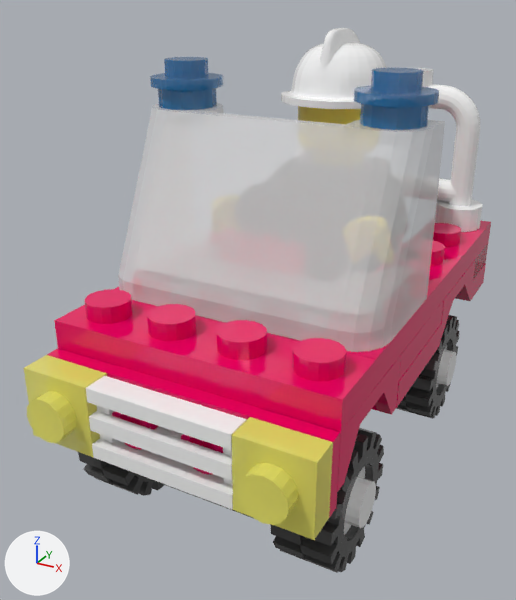
What one commit did to the OBJ model assets/buggy.obj.
One viewpoint serves both versions: a camera (50 mm lens) standing at (26.5, -80.3, 55.3) and looking at (-11.4, -11.4, 20.9). Arrows for +X, +Y and +Z are at lower left; the lights stay in place. Where no turn or scale is listed for an object, it has been applied to the vertices.

In view in the first picture: 'Part.11', 'Part.12', 'Part.19', 'Part.20', 'Part.21', 'Part.22', 'Part.23', 'Part.24', 'Part.25', 'Part.28', 'Part.29', 'Part.30', 'Part.31', 'Part.32', 'Part.33', 'Part.34', 'Part.38', 'Part.41', 'Part.7'.
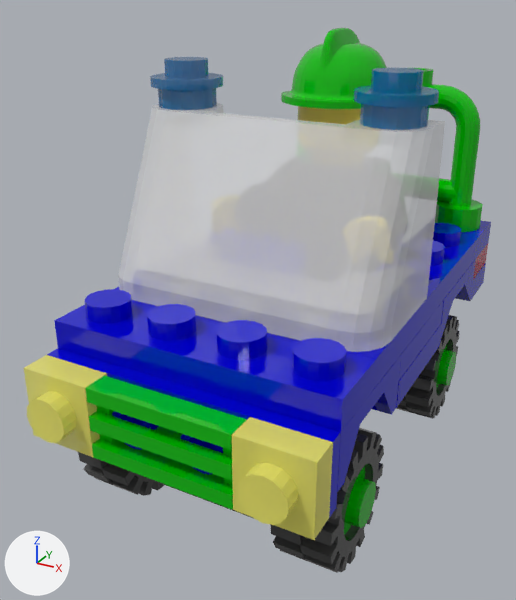
Where the change shows, as pixel boxes (x1, y1, x2, y2) in the pictures (516 x 600 px):
```json
{"object": "Part.23", "change": "recoloured", "before": [54, 289, 376, 431], "after": [54, 289, 376, 431]}
{"object": "Part.22", "change": "recoloured", "before": [86, 376, 247, 509], "after": [86, 376, 247, 509], "on screen": "white to green"}
{"object": "Part.7", "change": "recoloured", "before": [281, 28, 387, 109], "after": [281, 28, 387, 109], "on screen": "white to green"}
{"object": "Part.21", "change": "recoloured", "before": [47, 349, 340, 518], "after": [47, 349, 340, 518], "on screen": "pink to blue"}
{"object": "Part.30", "change": "recoloured", "before": [299, 221, 491, 388], "after": [299, 221, 491, 388]}
{"object": "Part.19", "change": "recoloured", "before": [415, 68, 483, 232], "after": [415, 68, 483, 232], "on screen": "white to green"}
{"object": "Part.24", "change": "recoloured", "before": [58, 315, 401, 492], "after": [58, 315, 401, 492]}
{"object": "Part.33", "change": "recoloured", "before": [396, 259, 486, 408], "after": [396, 259, 486, 408]}
{"object": "Part.11", "change": "recoloured", "before": [344, 466, 376, 535], "after": [344, 466, 376, 535], "on screen": "white to green"}
{"object": "Part.31", "change": "recoloured", "before": [399, 300, 444, 380], "after": [399, 300, 444, 380]}
{"object": "Part.41", "change": "recoloured", "before": [436, 344, 456, 389], "after": [436, 344, 456, 389], "on screen": "white to green"}
{"object": "Part.34", "change": "recoloured", "before": [206, 318, 299, 341], "after": [206, 318, 299, 341]}
{"object": "Part.38", "change": "recoloured", "before": [115, 287, 158, 307], "after": [115, 287, 158, 307]}
```

Edits to the scene script, one JSON object a line:
```json
{"op": "set", "path": "mat_color_1.base_color", "old": "(0.957, 0.957, 0.957)", "new": "(0.0, 0.5, 0.0)", "note": "white #fafafa -> green #00bc00"}
{"op": "set", "path": "mat_color_21.base_color", "old": "(0.839, 0.0, 0.118)", "new": "(0.0, 0.0, 0.6)", "note": "pink #ec0060 -> blue #0000cb"}
```
